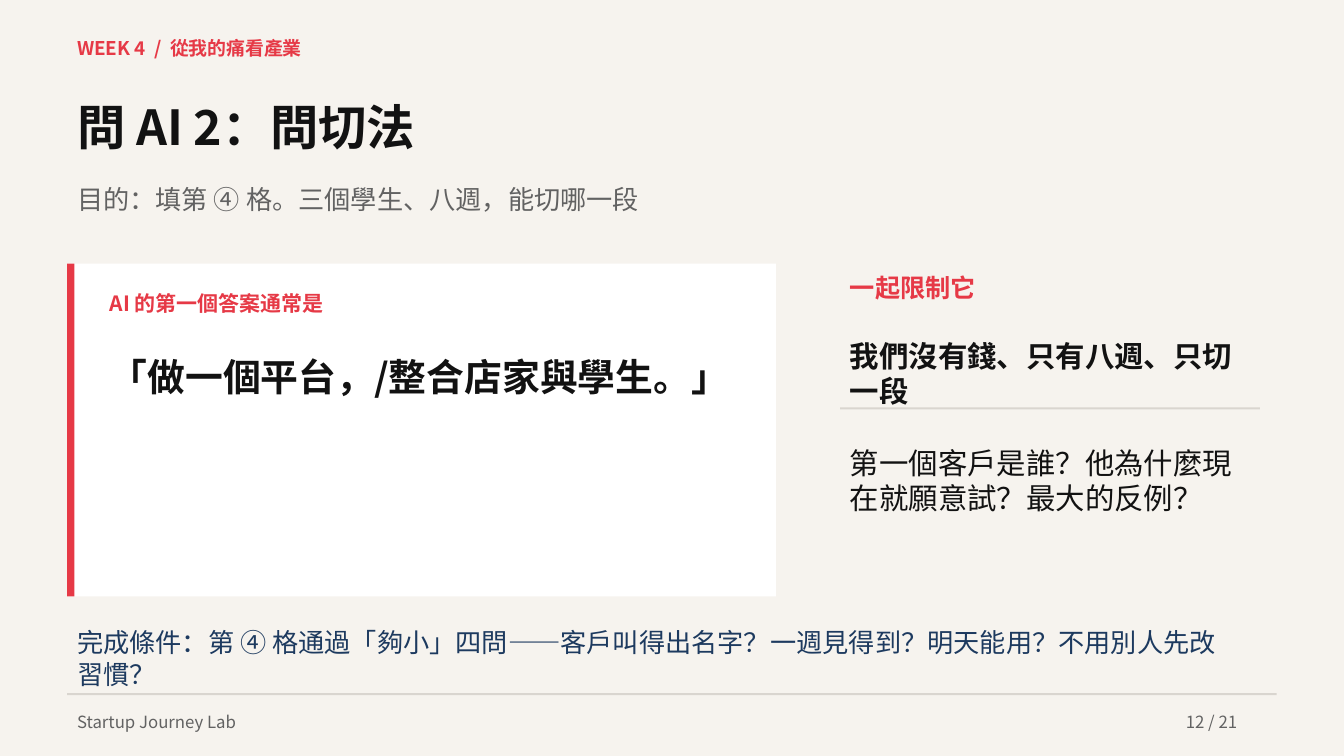
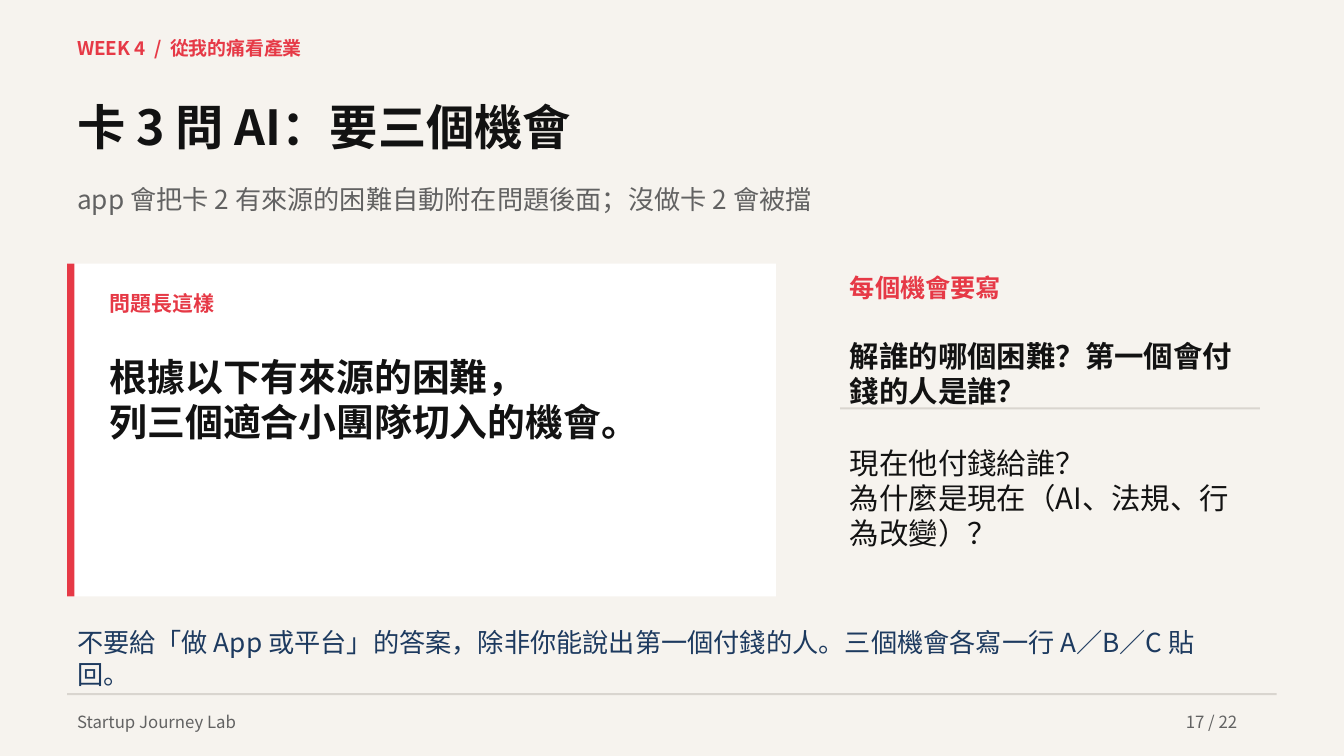
Before and after one commit to hpyuan1220/startup-journey-lab-app, a slide deck: slide 17 of materials/Week4_教學簡報.pptx (slide 12 before the commit). Drawn at 1344x756 pixels with LibreOffice and Linux fonts; fonts in the diff are those of the drawing. Boxes give left, top, right and bottom in pixels: in the first picture for what was removed or moved away, otherwise in the second. Text is boxed around its words. In the diff, an @@ line names an element or a change of style, - is before the commit and + after.

```diff
--- a/materials/Week4_教學簡報.pptx
+++ b/materials/Week4_教學簡報.pptx
@@ text at bbox=[77, 103, 571, 150]: text changed @@
-問 AI 2：問切法
+卡 3 問 AI：要三個機會
@@ text at bbox=[77, 187, 812, 215]: text changed @@
-目的：填第 ④ 格。三個學生、八週，能切哪一段
+app 會把卡 2 有來源的困難自動附在問題後面；沒做卡 2 會被擋
@@ text at bbox=[110, 293, 215, 313]: text changed @@
-AI 的第一個答案通常是
+問題長這樣
@@ text at bbox=[850, 275, 1001, 299]: text changed @@
-一起限制它
+每個機會要寫
@@ text at bbox=[110, 359, 639, 440]: text changed @@
-「做一個平台，/整合店家與學生。」
+根據以下有來源的困難，
+列三個適合小團隊切入的機會。
@@ text at bbox=[850, 342, 1232, 405]: text changed @@
-我們沒有錢、只有八週、只切一段
+解誰的哪個困難？第一個會付錢的人是誰？
@@ text at bbox=[850, 449, 1229, 547]: text changed @@
-第一個客戶是誰？他為什麼現在就願意試？最大的反例？
+現在他付錢給誰？
+為什麼是現在（AI、法規、行為改變）？
@@ text at bbox=[77, 630, 1195, 686]: text changed @@
-完成條件：第 ④ 格通過「夠小」四問——客戶叫得出名字？一週見得到？明天能用？不用別人先改習慣？
+不要給「做 App 或平台」的答案，除非你能說出第一個付錢的人。三個機會各寫一行 A／B／C 貼回。
@@ text at bbox=[1186, 715, 1238, 728]: text changed @@
-12 / 21
+17 / 22
```
Also in this commit, not shown: 14 other slides changed, 7 slides added, 6 slides removed, 4 other files.
